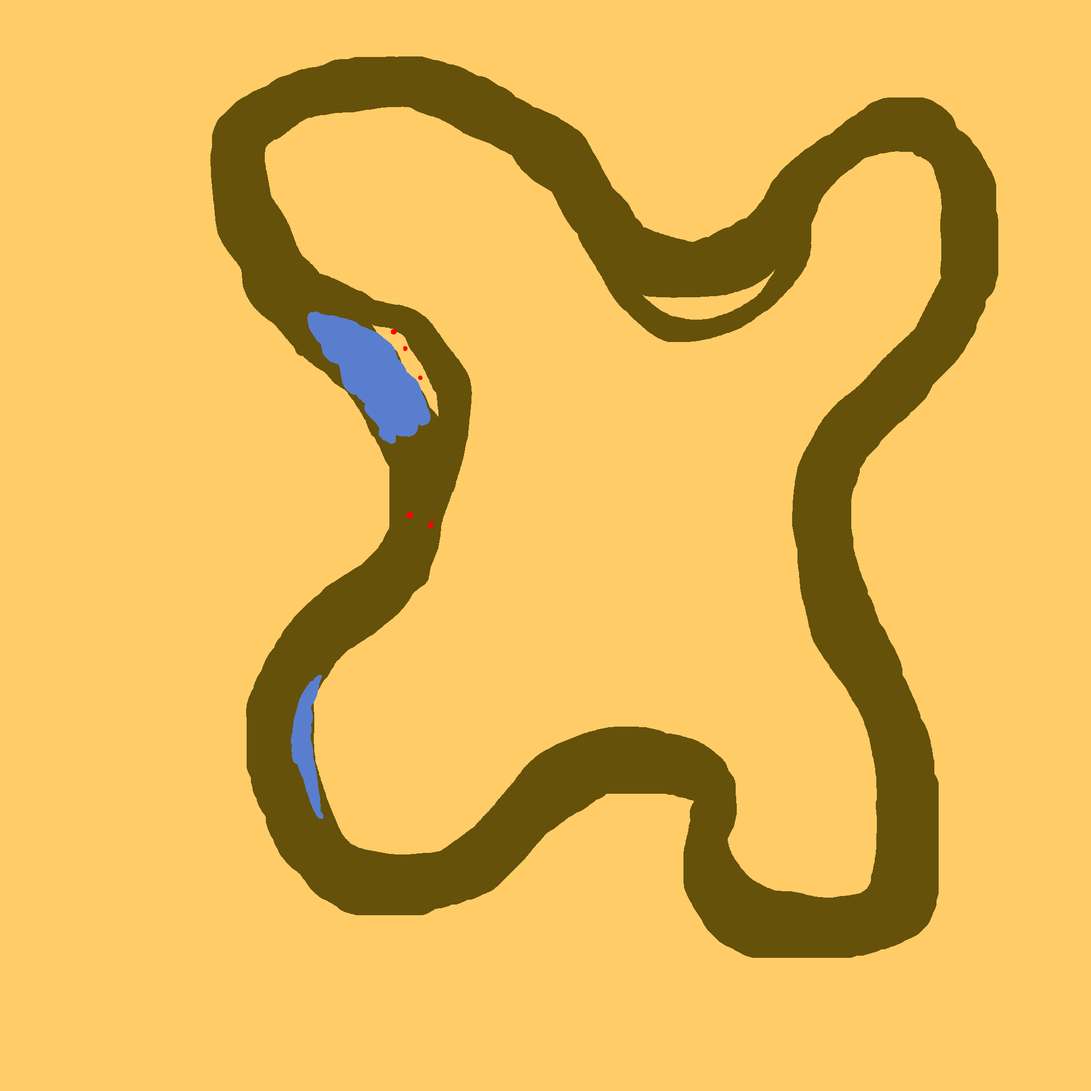
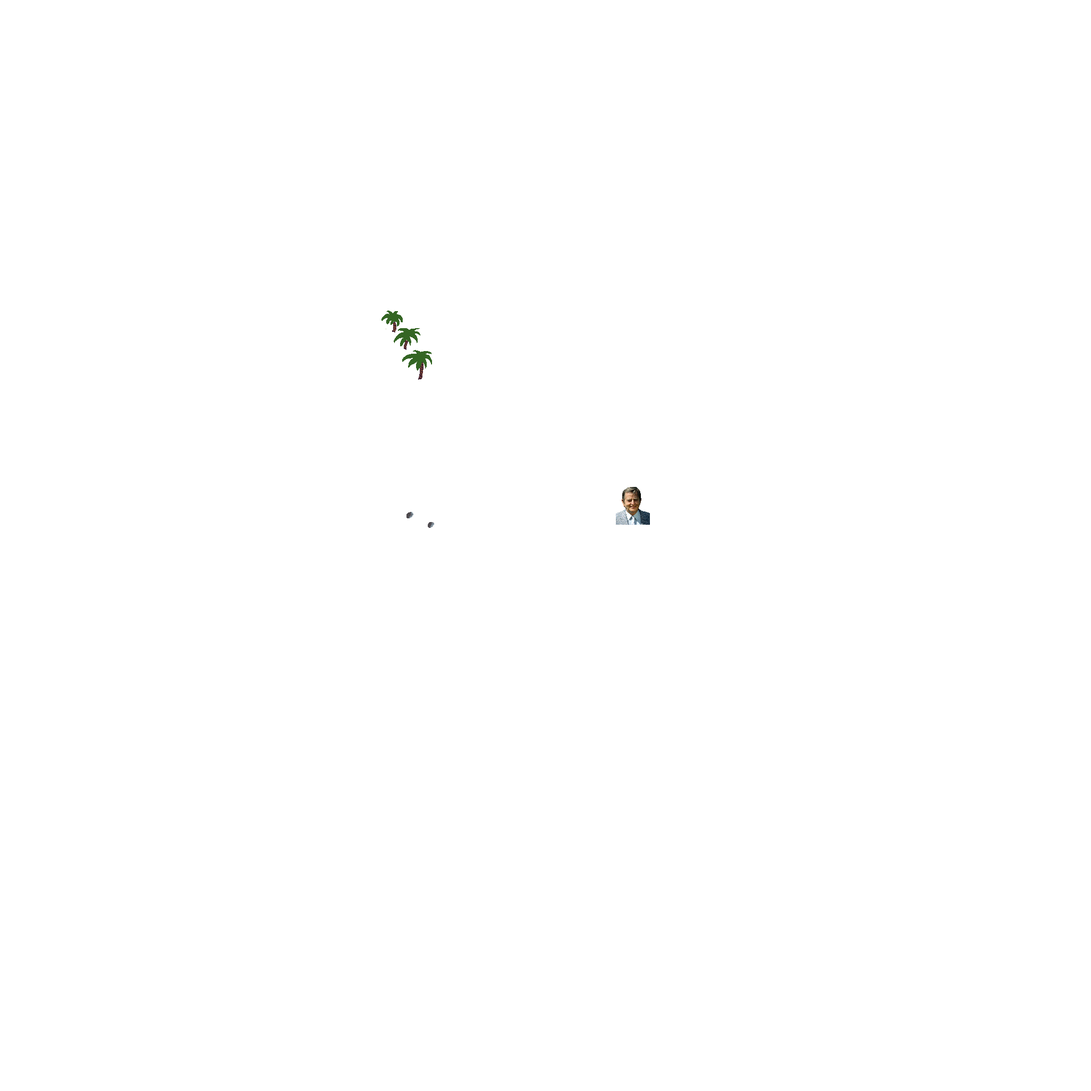
Layered file, before and after one edit (1091px x 1091px). Changes by layer:
showed group "details" (4 layers) over box(0, 272, 1091, 1091)
painted on "Paint Layer 2" over box(341, 272, 444, 546)
added layer "palme" in group "details" over box(0, 341, 1091, 1091)
hid group "road_data" (3 layers) over box(0, 0, 1091, 1091)
